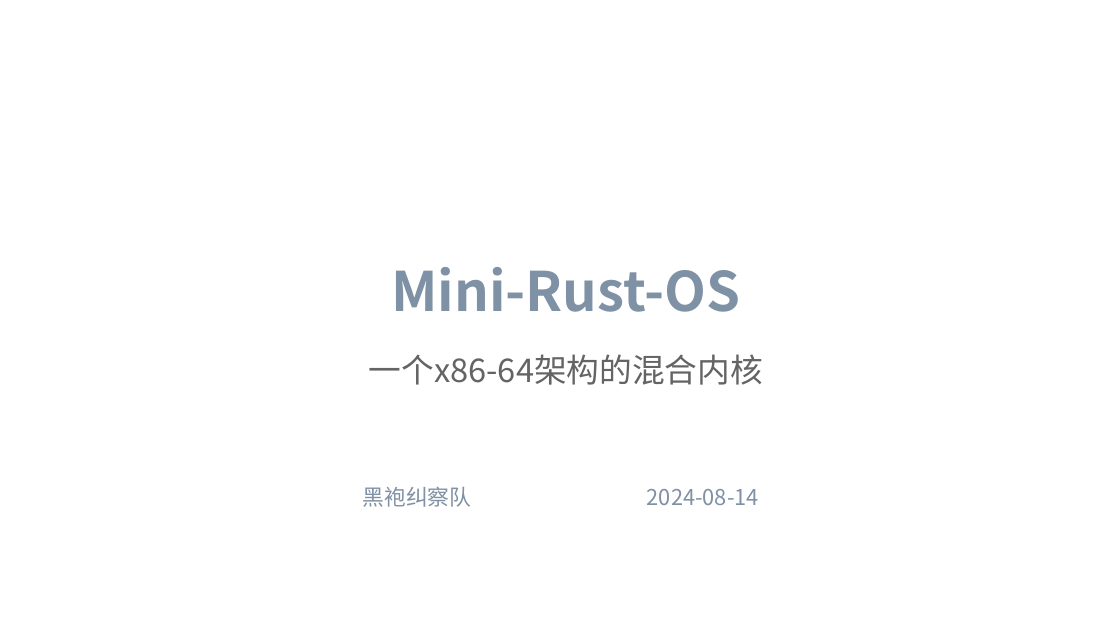
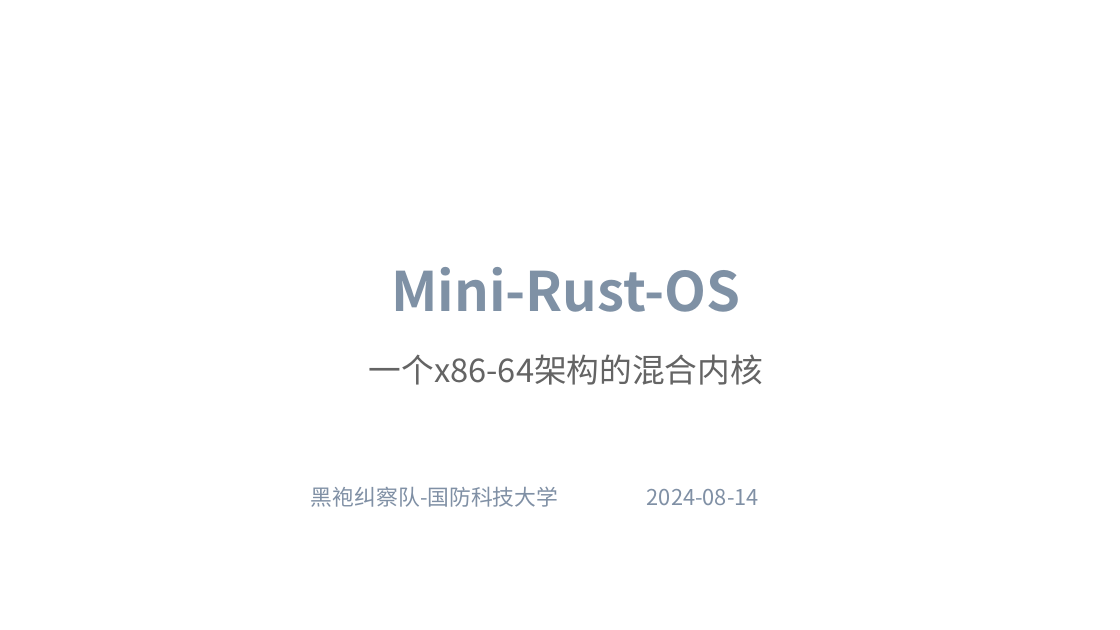
Before and after one commit to flying-rind/mini-Rust-os, a slide deck: slide 1 of tutorial/Mini-Rust-OS.pptx. Drawn at 1120x630 pixels with LibreOffice and Linux fonts; fonts in the diff are those of the drawing; background and template pictures are left out. Boxes give left, top, right and bottom in pixels: in the first picture for what was removed or moved away, otherwise in the second. Text is boxed around its words. In the diff, an @@ line names an element or a change of style, - is before the commit and + after.

```diff
--- a/tutorial/Mini-Rust-OS.pptx
+++ b/tutorial/Mini-Rust-OS.pptx
@@ text at box(311, 487, 559, 507): text changed @@
-黑袍纠察队
+黑袍纠察队-国防科技大学
```
Also in this commit, not shown: 4 other slides changed, 2 slides added, 2 other files.
